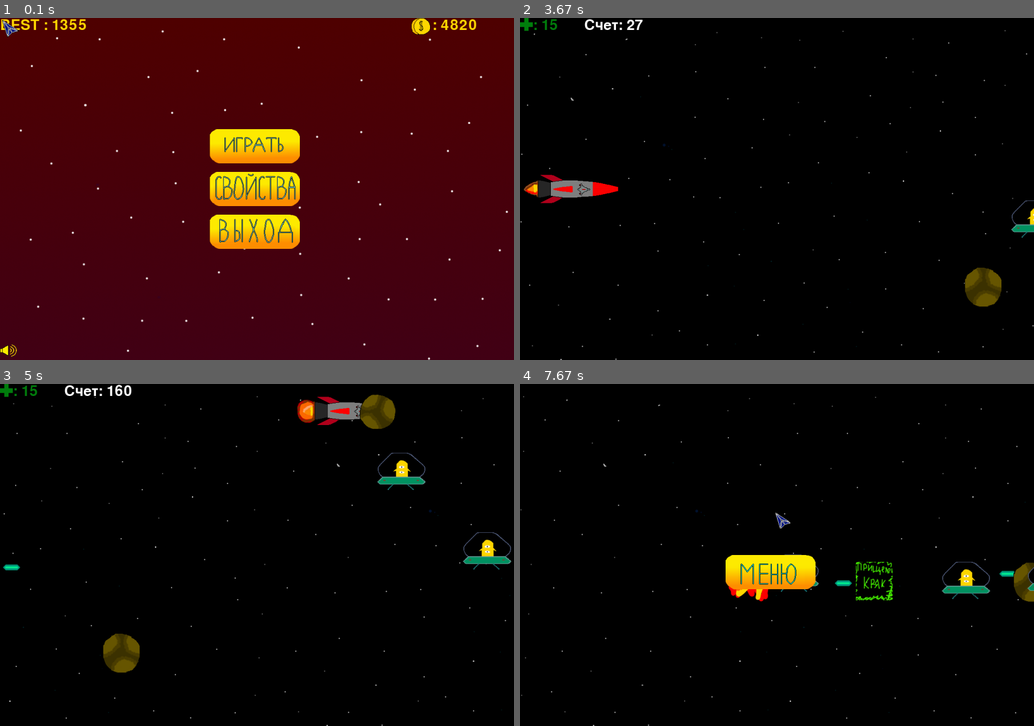
Above: before the commit, frames 1-4 (two rows, left to right).
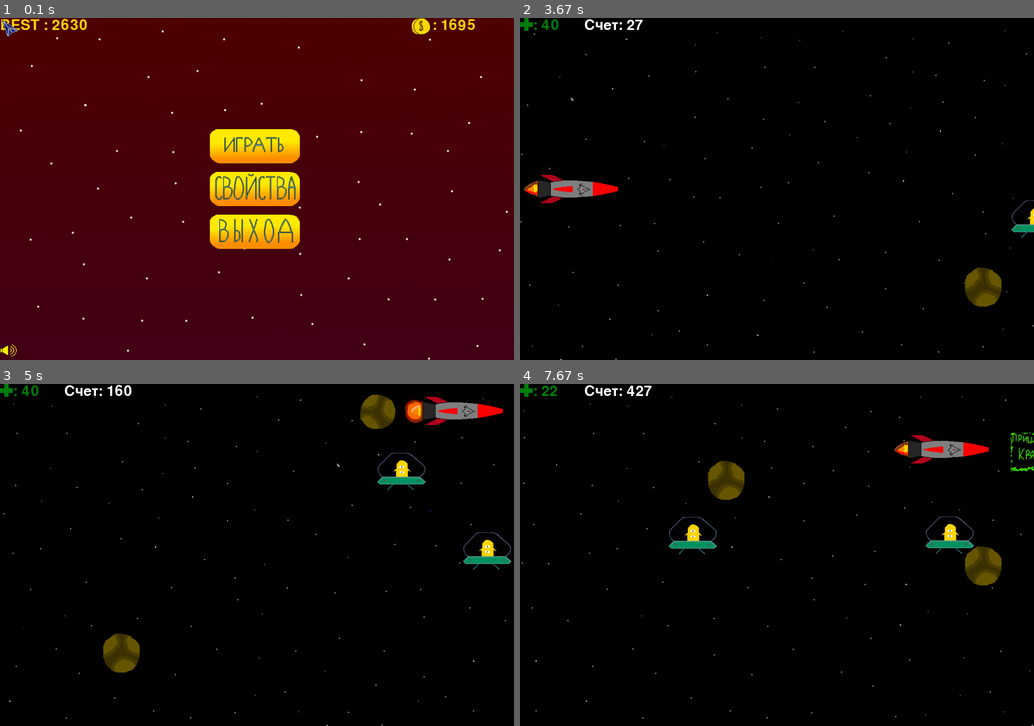
Above: after the commit, the same moments.

Repository: PismerovKir/YandexPygameProject
Game: pygame game, started from Тест прога.py
Two runs of this game, one before a commit and one after it. Both use one fixed random seed, a clock stepped at 60 frames per second and the inputs below.
Inputs (mouse positions are in pixels of both pictures, inside the frame that each line leads up to):
- Up to frame 1 (0.1 s): no input
- Up to frame 2 (3.67 s): click (777, 147) at 0.38 s; hold Left from 3.35 s (still down)
- Up to frame 3 (5 s): release Left at 3.93 s; hold Up 3.97-4.33 s; hold Right from 4.37 s (still down)
- Up to frame 4 (7.67 s): release Right at 5 s; hold Down 5.03-5.4 s; hold Left 5.43-5.9 s; tap Space at 5.93, 6.33, 6.63, 6.83, 7.17, 7.47 s; hold Right 6.27-6.73 s; hold Up 6.77-7.07 s; hold Right 7.1-7.57 s; hold Left from 7.6 s (still down)

The runs differ from the first frame. In frame 1, 0.3% of the frame differs, in the area x 10-93%, y 0-4%; in frame 2, less than 0.1%; in frame 3, 1.8%; in frame 4, 6.7%, in the area x 0-100%, y 0-100%.

Commit message:
Менее Тупые звучащие стреляющие пришельцы и их уни(что)жение

Diff:
--- a/data/gamedata.txt
+++ b/data/gamedata.txt
@@ -1,5 +1,5 @@
-1355
-4820
-10
+2630
+1695
+35
 13
-10
+14
--- a/Тест прога.py
+++ b/Тест прога.py
@@ -36,6 +36,9 @@
 # pew = pygame.mixer.Channel(0)
 pew = pygame.mixer.Sound("data/pewpew.wav")
 pew.set_volume(0.4)
+
+alienpew = pygame.mixer.Sound("data/alienpew.wav")
+alienpew.set_volume(0.4)
 
 
 def load_image(name, color_key=None):
@@ -216,11 +219,13 @@
             self.deathCounter = 100
 
         # БАЗОВЫЙ ИИ TODO
-        if self.rect.centery in range(spaceship.rect.centery - 30, spaceship.rect.centery + 30) and SCORE - self.prev_shot > 50:
+        if self.rect.centery in range(spaceship.rect.centery - 30, spaceship.rect.centery + 30) and SCORE - self.prev_shot > 70:
             self.prev_shot = SCORE
             enemybullet = LaserBulletAlien(self.rect.left, self.rect.centery)
             all_sprites.add(enemybullet)
             enemybullets.add(enemybullet)
+            alienpew.play()
+
         if self.rect.centery < spaceship.rect.centery:
             self.rect.y += self.speedy
         if self.rect.centery > spaceship.rect.centery:
@@ -649,7 +654,7 @@
     while runningGame:
         clock.tick(FPS)
 
-        if spaceship.health == 0:
+        if spaceship.health < 0:
             screen.fill(BLACK)
             screen.blit(background, background_rect)
             screen.blit(background2, background_rect2)
